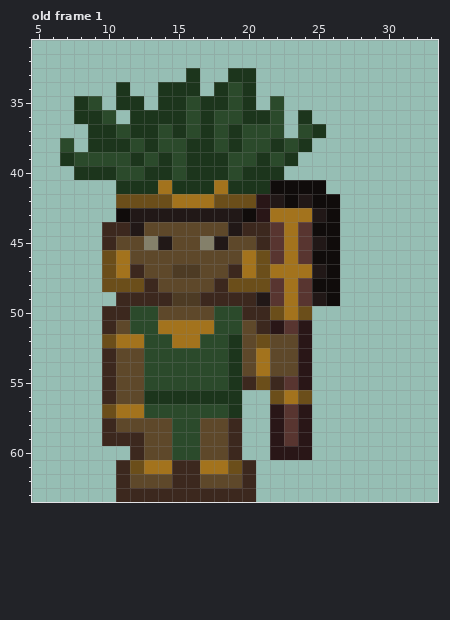
A pixel-art file gets an edit: assets/sprites/enemies/Var3Mixteca.aseprite. Above is the file before it was changed.
64x64 pixels, 1 frame. Colours within 5 levels of each other are drawn and written as one. Shown: old frame 1: x 5..33, y 31..63. The commit also changed other frames, which this record leaves out.
The same view after the edit:
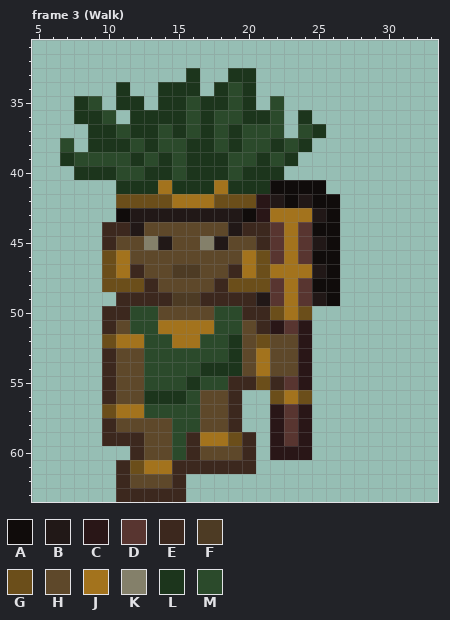
Palette (. is transparent): A #100c0b  B #211817  C #291617  D #583530  E #3c281e  F #4d3b24  G #6b4e1a  H #5e482a  J #a3731d  K #84806a  L #1c351c  M #2b4a2b
A new or re-ordered frame is compared with the old frame closest to it.
From old to new:
frames 1 -> 45
layer "Layer 1 #2" added
Frame 3 (Walk) is new; against old frame 1, layers "Layer 1 #2", "Layer 1":
y 54: x 17..18 MM -> LL
y 55: x 16 M -> L; x 19 L -> E
y 56: x 16..19 LLLL -> MHHE
y 57: x 17..19 MML -> HHE
y 59: x 16..20 MHHE. -> EJJGE
y 60: x 16 M -> E; x 19..20 E. -> HE
y 61: x 17..19 JJG -> EEE
y 62: x 16..20 EHHHE -> .....
y 63: x 16..20 EEEEE -> .....
